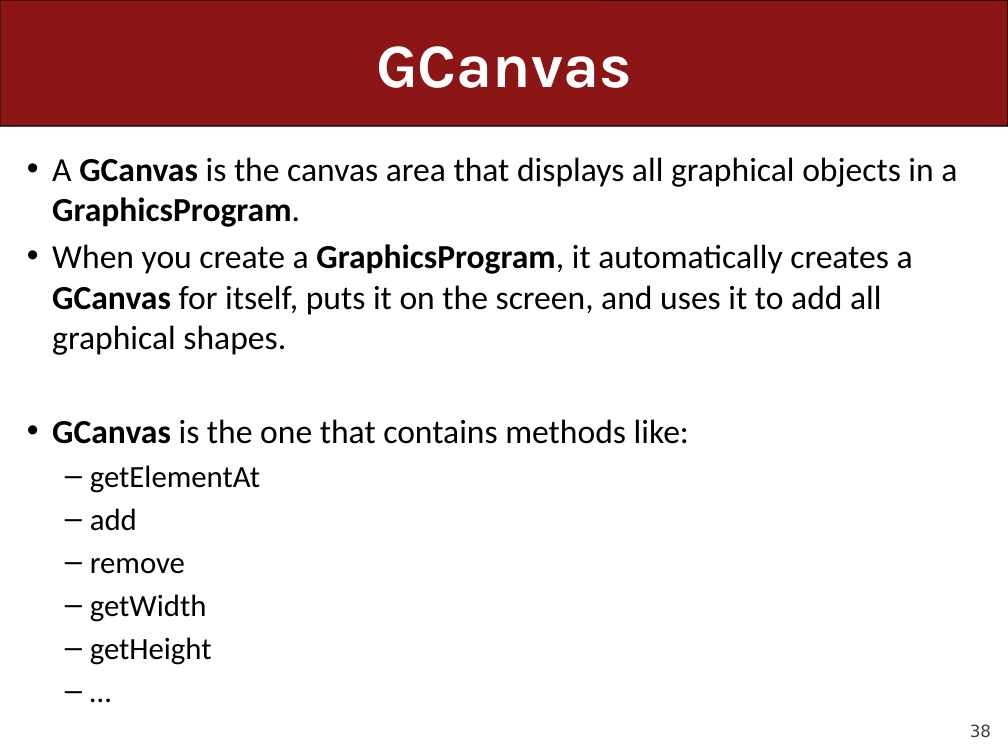
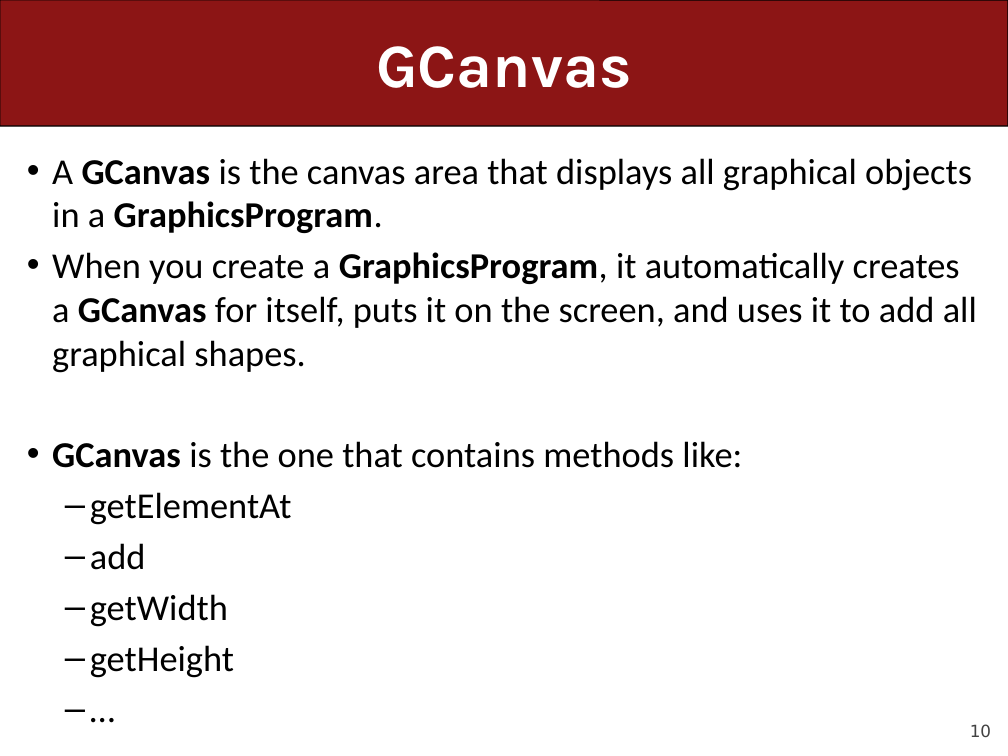
Before and after one commit to ckincaid17/cs106a-summer-2018, a slide deck: slide 10 of WWW/lectures/Lecture23/Lecture23.pptx (slide 38 before the commit). Drawn at 1008x756 pixels with LibreOffice and Linux fonts; fonts in the diff are those of the drawing. Boxes give left, top, right and bottom in pixels: in the first picture for what was removed or moved away, otherwise in the second. Text is boxed around its words. In the diff, an @@ line names an element or a change of style, - is before the commit and + after.

```diff
--- a/WWW/lectures/Lecture23/Lecture23.pptx
+++ b/WWW/lectures/Lecture23/Lecture23.pptx
@@ text "A GCanvas is the canvas ..." at (x1=52, y1=158, x2=977, y2=678): size 24 to 26 pt in "A GCanvas is the canvas area that ...", "When you create a GraphicsProgram, it automatically ...", "GCanvas is the one that contains methods ..."; size 22 to 26 pt in "getElementAt", "add", "getWidth", "getHeight" and 1 more places @@
@@ text at (x1=90, y1=558, x2=185, y2=574): paragraph removed @@
-  – remove
@@ page number at (x1=970, y1=724, x2=991, y2=737): text changed @@
-38
+10
```
Also in this commit, not shown: 12 other slides changed, 35 slides added, 26 slides removed, 4 other files.
